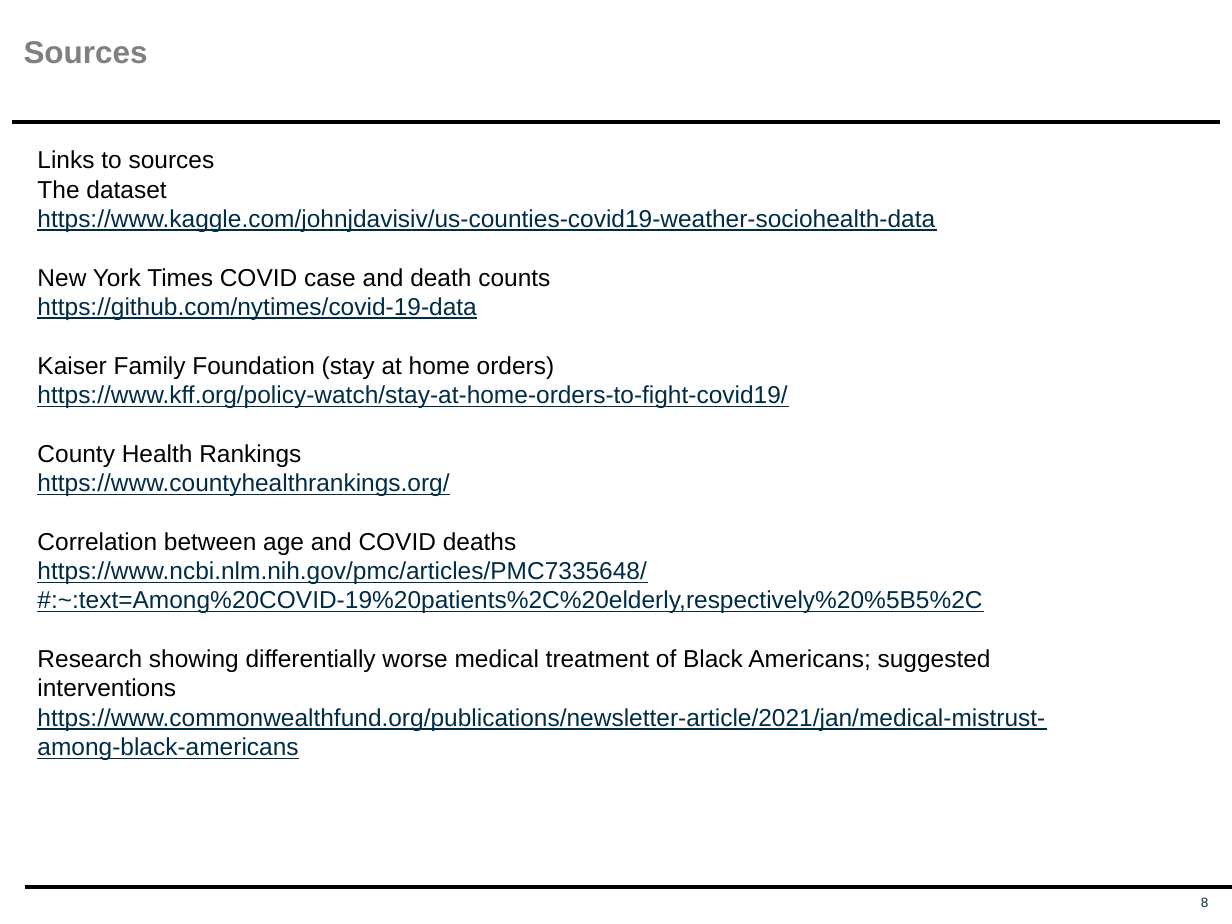
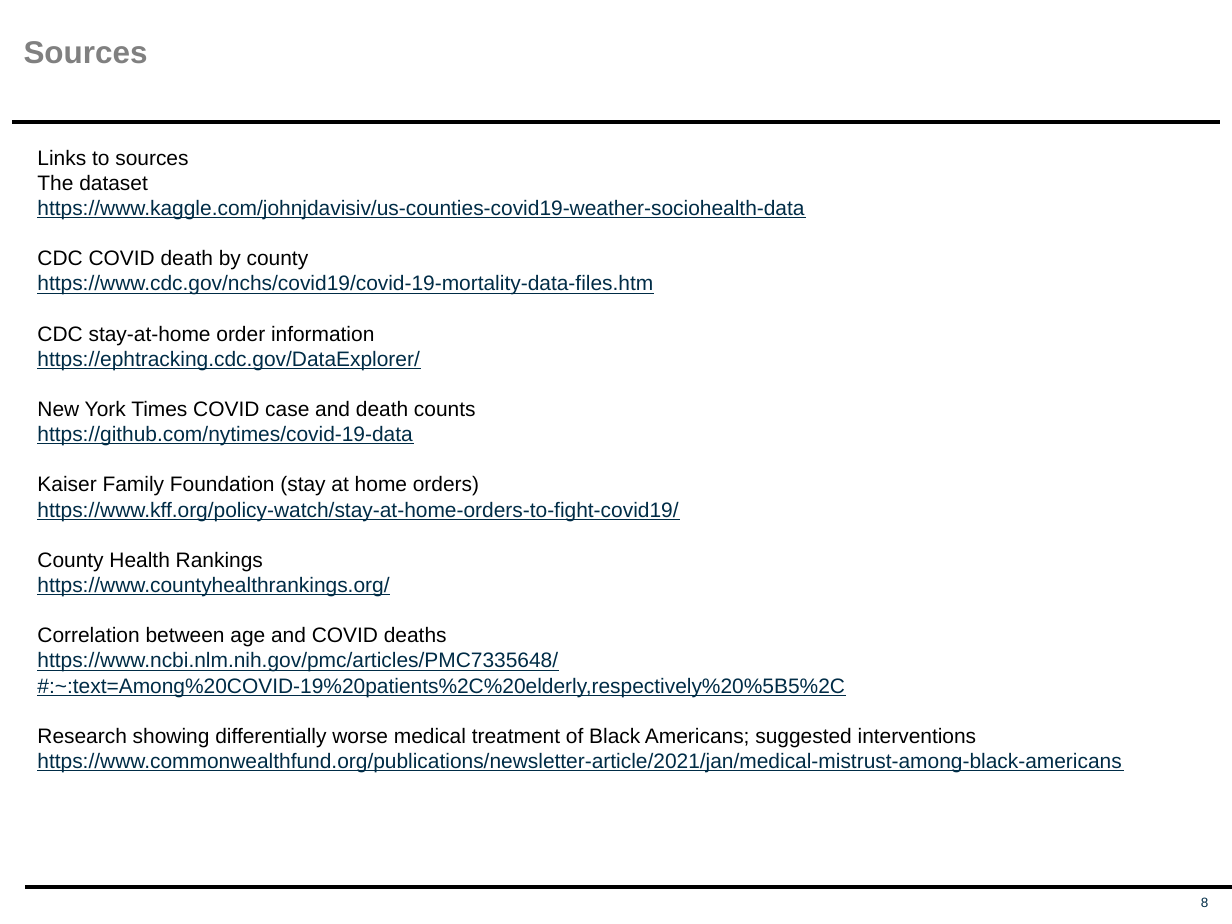
Before and after one commit to elitany/sociovid, a slide deck: slide 9 of COVID Deaths & Societal Factors Capstone II Executive_Presentation.pptx. Drawn at 1232x924 pixels with LibreOffice and Linux fonts; fonts in the diff are those of the drawing. Boxes give left, top, right and bottom in pixels: in the first picture for what was removed or moved away, otherwise in the second. Text is boxed around its words. In the diff, an @@ line names an element or a change of style, - is before the commit and + after.

```diff
--- a/COVID Deaths & Societal Factors Capstone II Executive_Presentation.pptx
+++ b/COVID Deaths & Societal Factors Capstone II Executive_Presentation.pptx
@@ text at [37, 149, 1121, 773]: size 14 to 12 pt in "Links to sources", "The dataset", "https://www.kaggle.com/johnjdavisiv/us-counties-covid19-weat ...", "New York Times COVID case and death ..." and 9 more places @@
@@ text at [37, 249, 653, 370]: paragraphs added @@
+CDC COVID death by county
+https://www.cdc.gov/nchs/covid19/covid-19-mortality-data-files.htm
+CDC stay-at-home order information
+https://ephtracking.cdc.gov/DataExplorer/
```
Also in this commit, not shown: 7 other slides changed.
